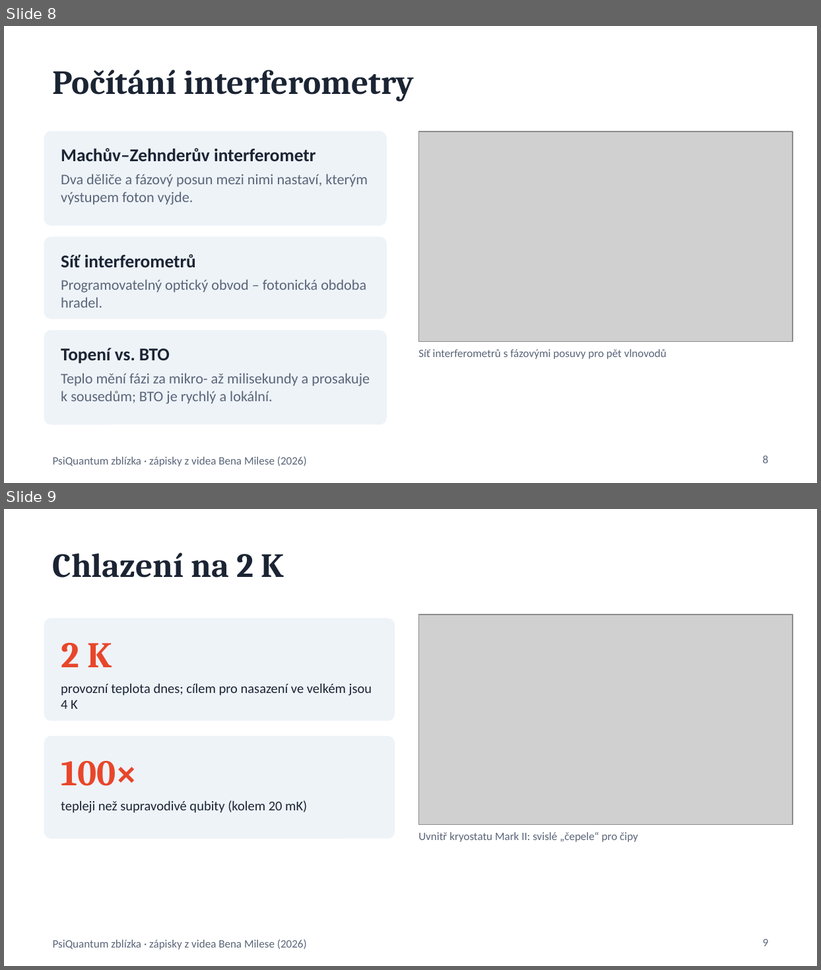
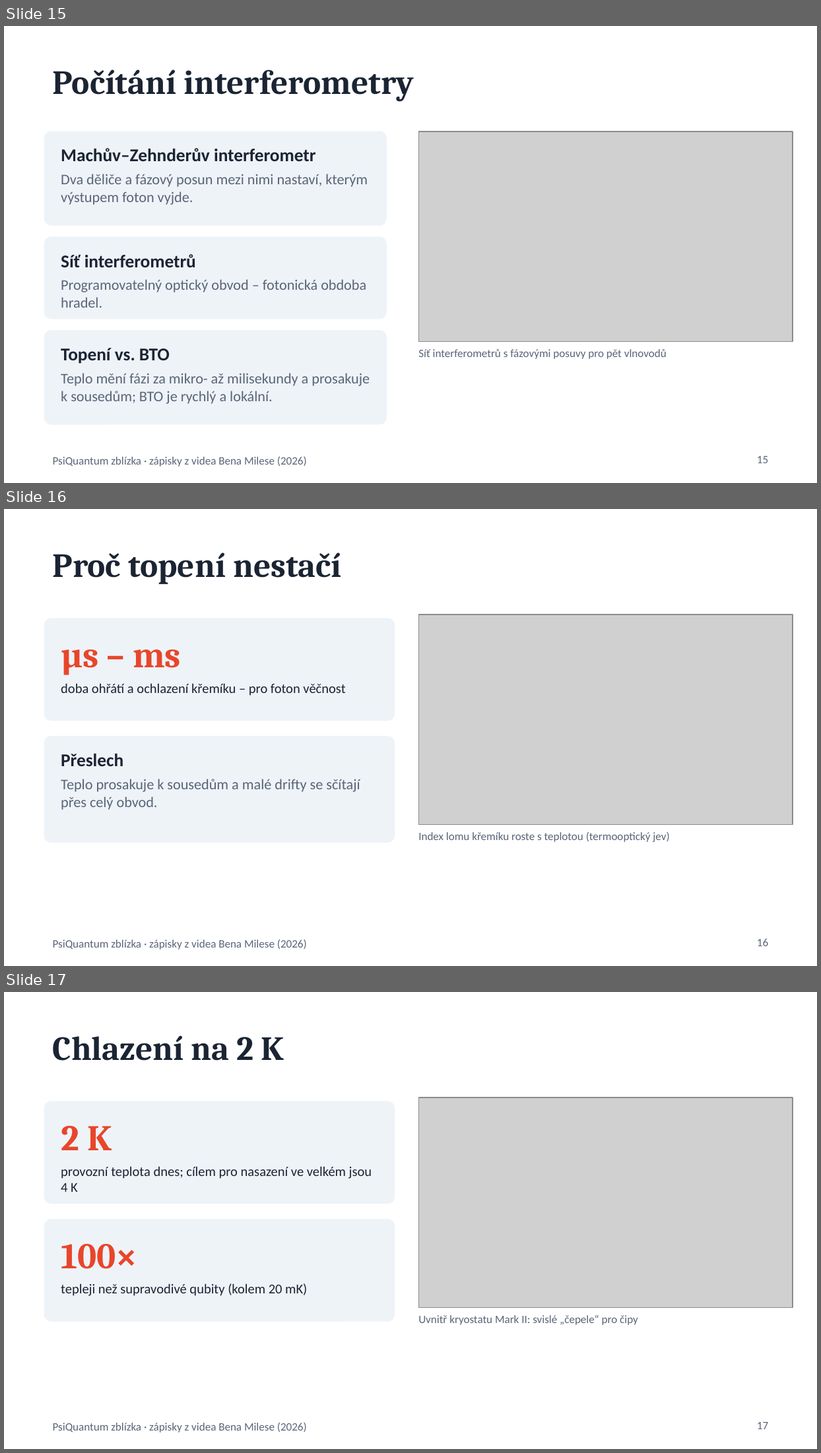
Before and after one commit to martinkanis/quantum-chaos, a slide deck: content/lectures/psiquantum-video-2026/prezentace.pptx. Shown one above the other, each under a label of ours: slides 8 and 9 before the commit, slides 15, 16 and 17 after it. The pictures are 821x970 and 821x1453 pixels, drawn with LibreOffice and Linux fonts; fonts in the diff are those of the drawing; grey boxes stand for pictures. Boxes give left, top, right and bottom in pixels: in the first picture for what was removed or moved away, otherwise in the second. Text is boxed around its words. In the diff, an @@ line names an element or a change of style, - is before the commit and + after.

```diff
--- a/content/lectures/psiquantum-video-2026/prezentace.pptx
+++ b/content/lectures/psiquantum-video-2026/prezentace.pptx
@@ slide 16 added at (4,509,817,966), background #FFFFFF; not listed: 1 template element that a slide beside it also shows @@
@@ title added at (53,553,342,584), 30 pt, text #1B2433, bold @@
+Proč topení nestačí
@@ rounded rectangle added at (45,619,394,720), fill #EEF3F8, outline #EEF3F8 1 pt @@
@@ picture added at (418,615,793,825) @@
@@ text added at (61,650,181,675), 32 pt, text #E8462A, bold @@
+µs – ms
@@ text added at (61,683,345,696), 12 pt, text #1B2433 @@
+doba ohřátí a ochlazení křemíku – pro foton věčnost
@@ rounded rectangle added at (45,737,394,842), fill #EEF3F8, outline #EEF3F8 1 pt @@
@@ text added at (61,754,360,810), 13 pt, text #5A6578 @@
+Přeslech
+Teplo prosakuje k sousedům a malé drifty se sčítají přes celý obvod.
@@ text added at (418,832,669,842), 10 pt, text #5A6578 @@
+Index lomu křemíku roste s teplotou (termooptický jev)
@@ page number added at (757,939,768,947), 10 pt, text #5A6578 @@
+16
@@ what was slide 8 is now slide 15 @@
@@ page number at (757,456,768,464): text changed @@
-8
+15
@@ what was slide 9 is now slide 17 @@
@@ page number at (757,1422,768,1430): text changed @@
-9
+17
```
Also in this commit, not shown: 14 other slides added, 1 other file.
